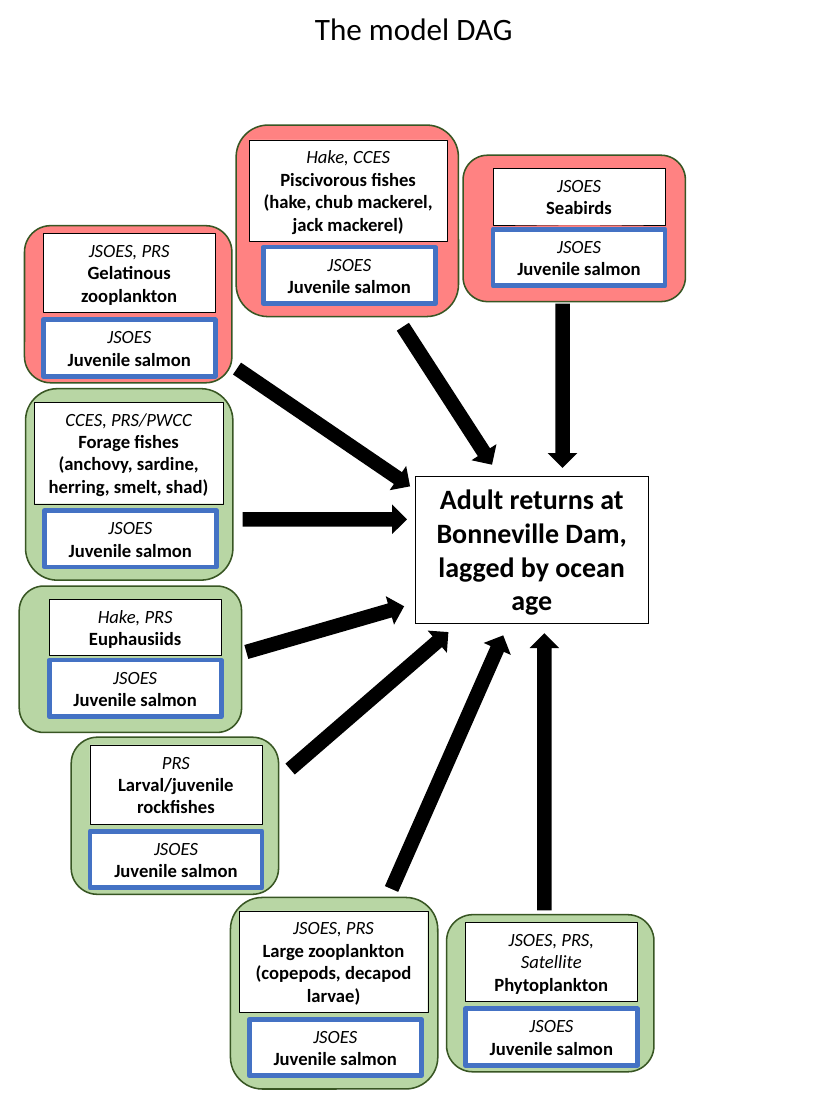
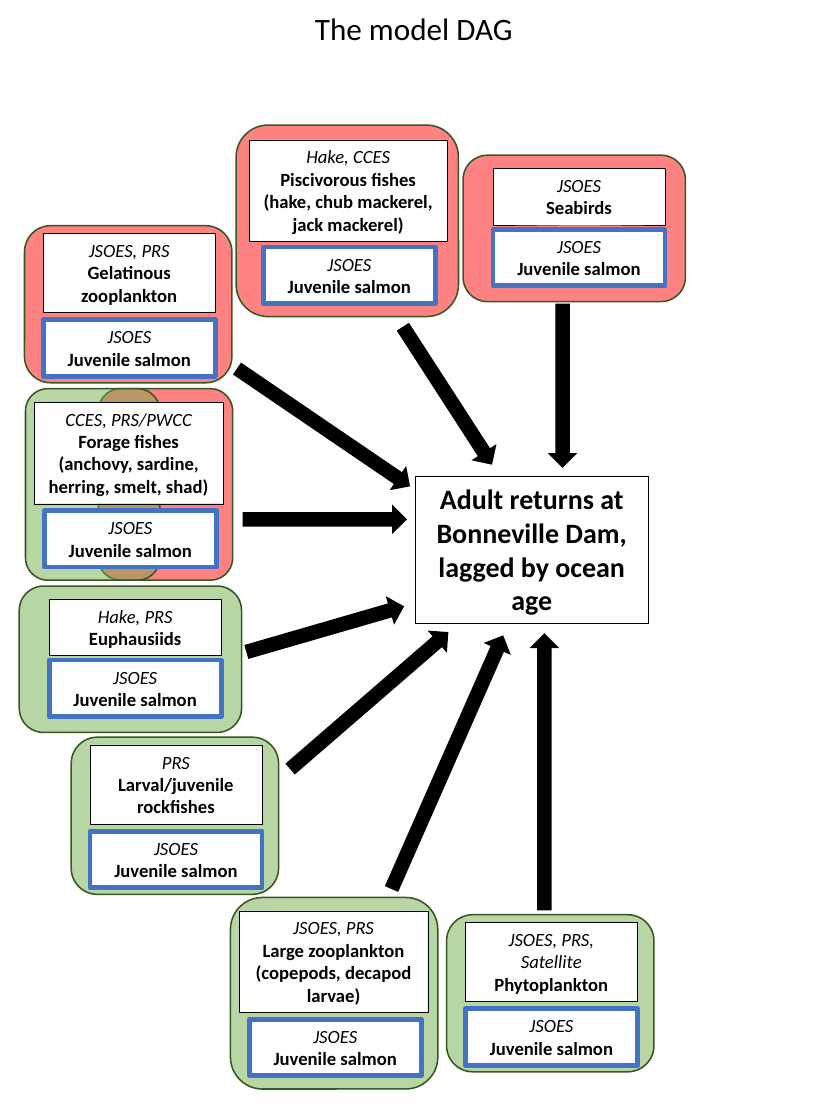
Before and after one commit to markusmin/JSOES-SDM, a slide deck: slide 4 of docs/model_dag.pptx. Drawn at 840x1120 pixels with LibreOffice and Linux fonts; fonts in the diff are those of the drawing. Boxes give left, top, right and bottom in pixels: in the first picture for what was removed or moved away, otherwise in the second. Text is boxed around its words. In the diff, an @@ line names an element or a change of style, - is before the commit and + after.

```diff
--- a/docs/model_dag.pptx
+++ b/docs/model_dag.pptx
@@ rounded rectangle: place and size @@
-rounded rectangle at box(26, 389, 233, 580)
+rounded rectangle at box(26, 389, 160, 580)
@@ rounded rectangle added at box(99, 389, 233, 580), fill #FF0000 at 49% opacity, outline #385723 1 pt @@
```
Also in this commit, not shown: 34 other files.
